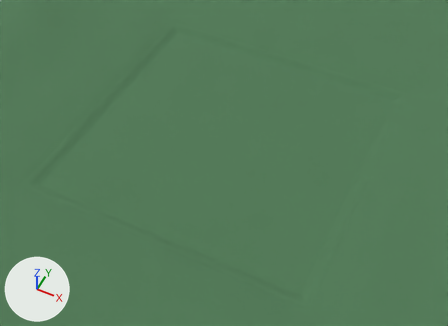
Two versions of the Blender file assets/source/blender/creature_field_ground.blend, one commit apart.
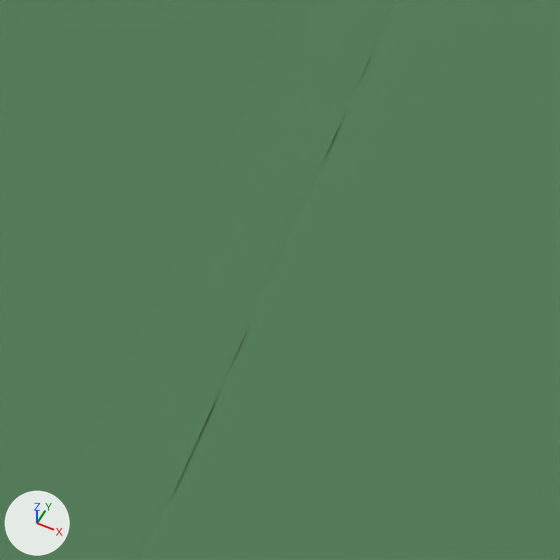
The first picture shows the older version from a 50 mm camera at (114.0, -233.0, 269.0) aimed at (4.0, -13.0, -7.0). The close-ups show the older and then the newer version on the part from 74% to 93% of the width and 40% to 65% of the height of that picture. Only the edits that show in the close-ups are written down. The axes (+X, +Y, +Z) are drawn at lower left. The lights are the same throughout.

The first close-up shows 'CreatureField', 'CreatureFieldHills'.
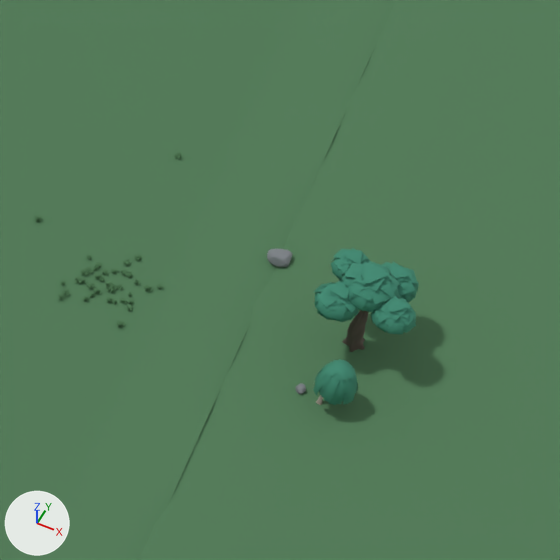
Where the change shows, as pixel boxes [x1, y1, x2, y2] in the close-ups (560 x 560 px):
```json
{"object": "Berm0_Cards", "change": "added", "after": [313, 248, 419, 405], "on screen": "green"}
{"object": "Berm0_Wood", "change": "added", "after": [267, 248, 369, 405], "faces in mat_m_creaturetreeumbrella (brown #5a5047)": [342, 310, 369, 352], "faces in mat_m_creatureboulderb (grey #7d8287)": [267, 248, 292, 267]}
{"object": "Cover74_Cards", "change": "added", "after": [34, 215, 163, 327]}
```

The change, as JSON lines over the scene's bpy script:
```json
{"op": "add", "block": "mat_m_creaturebouldera", "code": ["mat_m_creaturebouldera = principled_material('M_CreatureBoulderA')", "mat_m_creaturebouldera.base_color = (0.205, 0.223, 0.242)  # grey #7d8287", "mat_m_creaturebouldera.roughness = 0.9"]}
{"op": "add", "block": "mat_m_creaturetreelantern", "code": ["mat_m_creaturetreelantern = principled_material('M_CreatureTreeLantern')", "mat_m_creaturetreelantern.base_color = (0.371, 0.328, 0.279)  # grey #a49b90", "mat_m_creaturetreelantern.roughness = 0.9"]}
{"op": "add", "block": "mat_m_creatureboulderb", "code": ["mat_m_creatureboulderb = principled_material('M_CreatureBoulderB')", "mat_m_creatureboulderb.base_color = (0.205, 0.223, 0.242)  # grey #7d8287", "mat_m_creatureboulderb.roughness = 0.9"]}
{"op": "add", "block": "mat_m_creaturetreeumbrella", "code": ["mat_m_creaturetreeumbrella = principled_material('M_CreatureTreeUmbrella')", "mat_m_creaturetreeumbrella.base_color = (0.102, 0.0802, 0.063)  # brown #5a5047", "mat_m_creaturetreeumbrella.roughness = 0.9"]}
{"op": "add", "block": "mat_m_treecanopycards", "code": ["mat_m_treecanopycards = principled_material('M_TreeCanopyCards')", "mat_m_treecanopycards.base_color = (0.0467, 0.254, 0.168)  # green #3d8a72", "mat_m_treecanopycards.roughness = 0.9"]}
{"op": "add", "block": "mat_m_meadowcards", "code": ["mat_m_meadowcards = principled_material('M_MeadowCards')", "mat_m_meadowcards.base_color = (0.0762, 0.195, 0.0844)  # dark green #4e7a52", "mat_m_meadowcards.roughness = 0.9"]}
{"op": "add", "block": "me_berm0_wood_mesh", "code": ["me_berm0_wood_mesh = bpy.data.meshes.new('Berm0_Wood_mesh')", "me_berm0_wood_mesh.from_pydata(...)  # 4179 vertices, 5264 faces; spans x -6.4..8.0, y -23.1..23.6, z 1.5..10.7", "# faces by material slot: [1378, 1770, 1132, 984]", "me_berm0_wood_mesh.materials.append(mat_m_creaturebouldera)  # grey #7d8287", "me_berm0_wood_mesh.materials.append(mat_m_creatureboulderb)  # grey #7d8287", "me_berm0_wood_mesh.materials.append(mat_m_creaturetreelantern)  # grey #a49b90", "me_berm0_wood_mesh.materials.append(mat_m_creaturetreeumbrella)  # brown #5a5047"]}
{"op": "add", "block": "me_berm0_cards_mesh", "code": ["me_berm0_cards_mesh = bpy.data.meshes.new('Berm0_Cards_mesh')", "me_berm0_cards_mesh.from_pydata(...)  # 2544 vertices, 1776 faces; spans x 1.3..9.84, y 6.93..20.32, z 5.05..11.94", "me_berm0_cards_mesh.materials.append(mat_m_treecanopycards)  # green #3d8a72"]}
{"op": "add", "block": "me_cover74_cards_mesh", "code": ["me_cover74_cards_mesh = bpy.data.meshes.new('Cover74_Cards_mesh')", "me_cover74_cards_mesh.from_pydata(...)  # 2916 vertices, 1944 faces; spans x -4.38..8.01, y -7.25..1.61, z -0.06..0.44", "me_cover74_cards_mesh.materials.append(mat_m_meadowcards)  # dark green #4e7a52"]}
{"op": "add", "block": "ob_berm0_wood", "code": ["ob_berm0_wood = bpy.data.objects.new('Berm0_Wood', me_berm0_wood_mesh)", "ob_berm0_wood.location = (88.96, -8.72, 0.0)"]}
{"op": "add", "block": "ob_berm0_cards", "code": ["ob_berm0_cards = bpy.data.objects.new('Berm0_Cards', me_berm0_cards_mesh)", "ob_berm0_cards.location = (88.96, -8.72, 0.0)"]}
{"op": "add", "block": "ob_cover74_cards", "code": ["ob_cover74_cards = bpy.data.objects.new('Cover74_Cards', me_cover74_cards_mesh)", "ob_cover74_cards.location = (70.0, 10.0, 0.0)"]}
```
